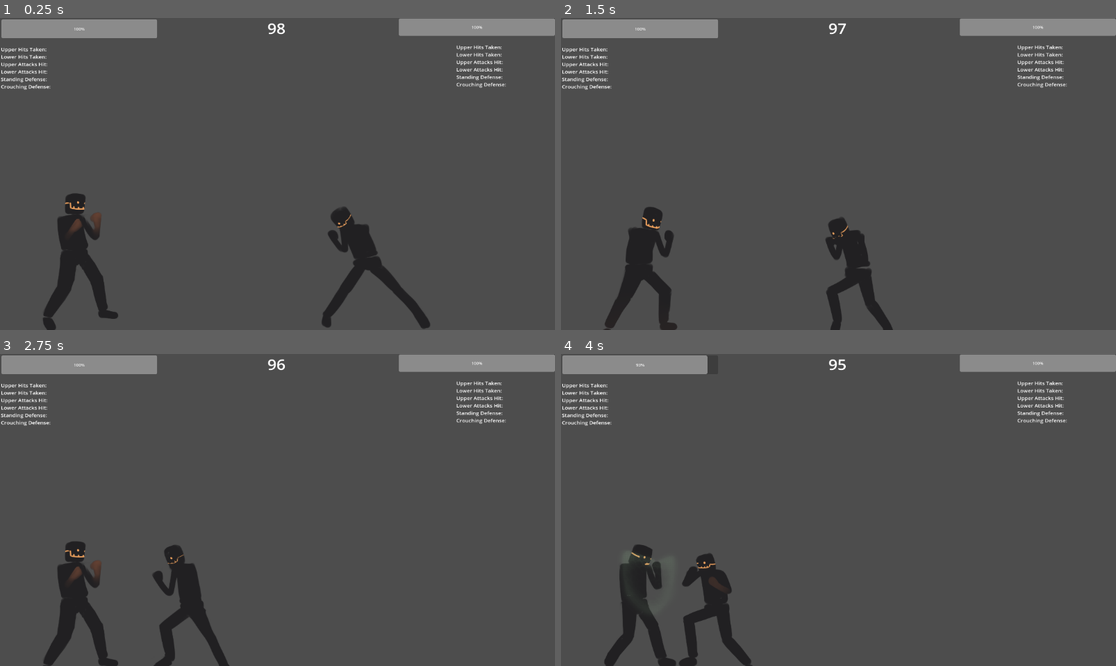
Above: before the commit, frames 1-4 (two rows, left to right).
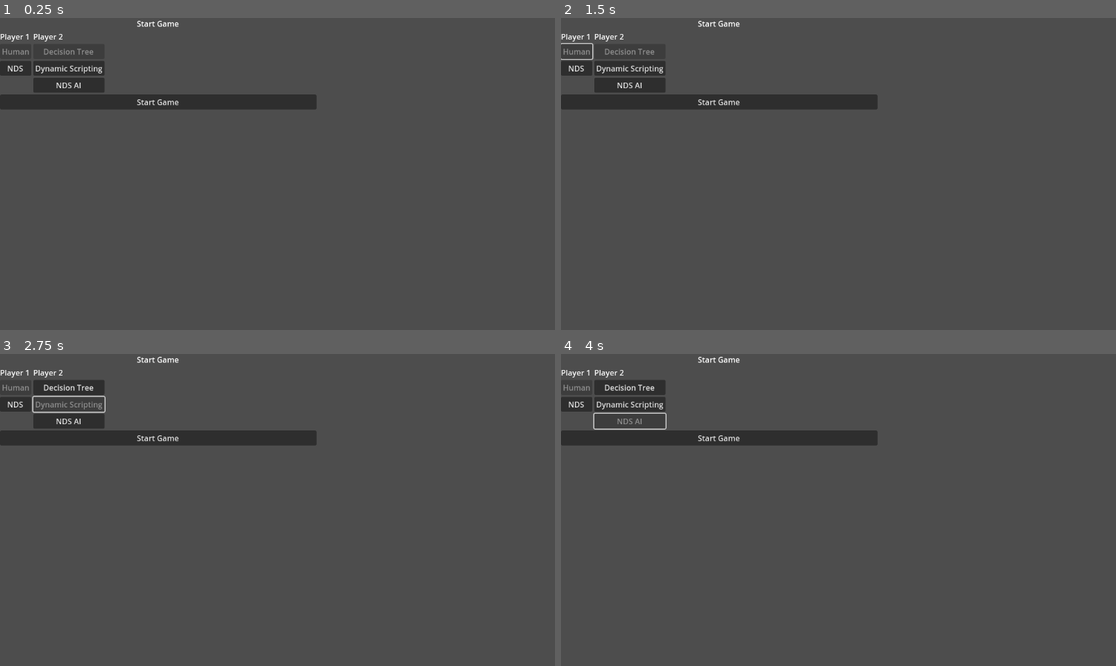
Above: after the commit, the same moments.

Repository: Cristopher-Artacho-WVSU/Neuro-Fighter
Game: Godot game, scene res://Levels/main_menu.tscn
Two runs of this game, one before a commit and one after it. Both use one fixed random seed, a clock stepped at 60 frames per second and the inputs below. Before the commit the project starts from res://Levels/Simulationv2.0.tscn.
Inputs (mouse positions are in pixels of both pictures, inside the frame that each line leads up to):
- Up to frame 1 (0.25 s): no input
- Up to frame 2 (1.5 s): click (577, 67) at 0.5 s, where only the run after the commit has a clickable "NDS"; click (577, 52) at 1.25 s, where only the run after the commit has a clickable "Human"
- Up to frame 3 (2.75 s): click (66, 403) at 2 s, where only the run after the commit has a clickable "Dynamic Scripting"
- Up to frame 4 (4 s): click (627, 388) at 2.75 s, where only the run after the commit has a clickable "Decision Tree"; click (627, 422) at 3.5 s, where only the run after the commit has a clickable "NDS AI"

The runs differ from the first frame. In frame 1, 12% of the frame differs, in the area x 0-100%, y 0-100%; in frame 2, 12%; in frame 3, 12%; in frame 4, 12%.

Commit message:
main menu interface

Diff:
--- /dev/null
+++ b/Levels/Main.gd
@@ -0,0 +1,59 @@
+# MainMenu.gd
+extends Control
+
+# Signals to communicate with the game scene
+signal start_game(player1_type, player2_type)
+
+# Player type constants
+const HUMAN = "Human"
+const DECISION_TREE = "DecisionTree"
+const DYNAMIC_SCRIPTING = "DynamicScripting"
+const NDS = "NDS"
+
+# UI elements
+@onready var player1_options = $MarginContainer/VBoxContainer/HBoxContainer/Player1Options
+@onready var player2_options = $MarginContainer/VBoxContainer/HBoxContainer/Player2Options
+@onready var start_button = $MarginContainer/VBoxContainer/StartButton
+# Selected controller types
+var player1_type = HUMAN
+var player2_type = DECISION_TREE
+
+func _ready():
+	# Connect signals for player 1 options
+	player1_options.get_node("HumanButton").connect("pressed", Callable(self, "_on_Player1_option_selected").bind(HUMAN))
+	player1_options.get_node("NDSButton").connect("pressed", Callable(self, "_on_Player1_option_selected").bind(NDS))
+
+	# Connect signals for player 2 options
+	player2_options.get_node("DecisionTreeButton").connect("pressed", Callable(self, "_on_Player2_option_selected").bind(DECISION_TREE))
+	player2_options.get_node("DynamicScriptingButton").connect("pressed", Callable(self, "_on_Player2_option_selected").bind(DYNAMIC_SCRIPTING))
+	player2_options.get_node("NDSButton").connect("pressed", Callable(self, "_on_Player2_option_selected").bind(NDS))
+
+	# Connect start button
+	start_button.connect("pressed", Callable(self, "_on_StartButton_pressed"))
+
+	# Set initial selection visuals
+	update_selection_visuals()
+
+func _on_Player1_option_selected(type):
+	player1_type = type
+	update_selection_visuals()
+
+func _on_Player2_option_selected(type):
+	player2_type = type
+	update_selection_visuals()
+
+func update_selection_visuals():
+	# Update player 1 buttons
+	for button in player1_options.get_children():
+		if button is Button:
+			button.disabled = (button.name.replace("Button", "") == player1_type)
+
+	# Update player 2 buttons
+	for button in player2_options.get_children():
+		if button is Button:
+			button.disabled = (button.name.replace("Button", "") == player2_type)
+
+func _on_StartButton_pressed():
+	Global.set_controllers(player1_type, player2_type)
+	emit_signal("start_game", player1_type, player2_type)
+	get_tree().change_scene_to_file("res://Levels/Simulationv2.0.tscn")
--- a/Levels/main_menu.tscn
+++ b/Levels/main_menu.tscn
@@ -1,57 +1,63 @@
-[gd_scene format=3 uid="uid://da1n83xvb2o5c"]
+[gd_scene load_steps=2 format=3 uid="uid://da1n83xvb2o5c"]
 
-[node name="MainMenu" type="Node2D"]
+[ext_resource type="Script" uid="uid://bkws1mfwuvev" path="res://Levels/Main.gd" id="1_6ucrw"]
 
-[node name="Title" type="Label" parent="."]
-offset_left = 546.0
-offset_top = 40.0
-offset_right = 654.0
-offset_bottom = 63.0
-text = "Neuro FIghter"
+[node name="MainMenu" type="Control"]
+layout_mode = 3
+anchors_preset = 0
+script = ExtResource("1_6ucrw")
 
-[node name="BoxContainer" type="BoxContainer" parent="."]
-offset_left = 187.0
-offset_top = 128.0
-offset_right = 546.0
-offset_bottom = 168.0
+[node name="MarginContainer" type="MarginContainer" parent="."]
+offset_right = 657.0
+offset_bottom = 301.0
 
-[node name="Label" type="Label" parent="BoxContainer"]
-layout_mode = 2
-text = "Player 1 Select:"
-
-[node name="OptionButton" type="OptionButton" parent="BoxContainer"]
+[node name="VBoxContainer" type="VBoxContainer" parent="MarginContainer"]
 layout_mode = 2
 
-[node name="BoxContainer2" type="BoxContainer" parent="."]
-offset_left = 735.0
-offset_top = 128.0
-offset_right = 1005.0
-offset_bottom = 168.0
+[node name="Label" type="Label" parent="MarginContainer/VBoxContainer"]
+layout_mode = 2
+text = "Start Game"
+horizontal_alignment = 1
+vertical_alignment = 1
 
-[node name="Label" type="Label" parent="BoxContainer2"]
-layout_mode = 2
-text = "PLayer 2 Select:"
-
-[node name="OptionButton" type="OptionButton" parent="BoxContainer2"]
+[node name="HBoxContainer" type="HBoxContainer" parent="MarginContainer/VBoxContainer"]
 layout_mode = 2
 
-[node name="Button" type="Button" parent="."]
-offset_left = 481.0
-offset_top = 329.0
-offset_right = 639.0
-offset_bottom = 369.0
+[node name="Player1Options" type="VBoxContainer" parent="MarginContainer/VBoxContainer/HBoxContainer"]
+layout_mode = 2
+
+[node name="Label" type="Label" parent="MarginContainer/VBoxContainer/HBoxContainer/Player1Options"]
+layout_mode = 2
+text = "Player 1"
+
+[node name="HumanButton" type="Button" parent="MarginContainer/VBoxContainer/HBoxContainer/Player1Options"]
+layout_mode = 2
+text = "Human"
+
+[node name="NDSButton" type="Button" parent="MarginContainer/VBoxContainer/HBoxContainer/Player1Options"]
+layout_mode = 2
+text = "NDS"
+
+[node name="Player2Options" type="VBoxContainer" parent="MarginContainer/VBoxContainer/HBoxContainer"]
+layout_mode = 2
+
+[node name="Label" type="Label" parent="MarginContainer/VBoxContainer/HBoxContainer/Player2Options"]
+layout_mode = 2
+text = "Player 2"
+
+[node name="DecisionTreeButton" type="Button" parent="MarginContainer/VBoxContainer/HBoxContainer/Player2Options"]
+layout_mode = 2
+text = "Decision Tree"
+
+[node name="DynamicScriptingButton" type="Button" parent="MarginContainer/VBoxContainer/HBoxContainer/Player2Options"]
+layout_mode = 2
+text = "Dynamic Scripting"
+
+[node name="NDSButton" type="Button" parent="MarginContainer/VBoxContainer/HBoxContainer/Player2Options"]
+layout_mode = 2
+text = "NDS AI
+"
+
+[node name="StartButton" type="Button" parent="MarginContainer/VBoxContainer"]
+layout_mode = 2
 text = "Start Game"
-
-[node name="MatchCount_Input" type="LineEdit" parent="."]
-offset_left = 546.0
-offset_top = 260.0
-offset_right = 614.562
-offset_bottom = 291.0
-
-[node name="MatchCount_Label" type="Label" parent="MatchCount_Input"]
-layout_mode = 0
-offset_left = -123.0
-offset_top = 11.0
-offset_right = -19.0
-offset_bottom = 42.0
-text = "Match Count:"
--- /dev/null
+++ b/Scripts/Global.gd
@@ -0,0 +1,12 @@
+# Global.gd
+extends Node
+
+# Player controller types
+var player1_controller = "Human"
+var player2_controller = "DecisionTree"
+
+# Function to set controllers from main menu
+func set_controllers(p1_type, p2_type):
+	player1_controller = p1_type
+	player2_controller = p2_type
+	print("Controllers set: P1=", p1_type, ", P2=", p2_type)
--- a/Scripts/Levels/SimulationV2.gd
+++ b/Scripts/Levels/SimulationV2.gd
@@ -20,6 +20,26 @@
 	timerLabel.text = str(int(totalTimerAmount))
 	timer.start()
 	init_HPBar()
+
+	match Global.player1_controller:
+		"Human":
+			# Use human controller script
+			player1.set_script(load("res://Scripts/Controllers/PlayerCharacter1/PlayerCharacter1_Controller.gd"))
+		"NDS":
+			# Use NDS controller script
+			player1.set_script(load("res://Scripts/Controllers/NPCCharacter1/DTCharacter1.gd"))
+
+	# Set up player 2 controller
+	match Global.player2_controller:
+		"DecisionTree":
+			# Use decision tree controller
+			player2.set_script(load("res://Scripts/Controllers/NPCCharacter1/DTCharacter1.gd"))
+		"DynamicScripting":
+			# Use dynamic scripting controller
+			player2.set_script(load("res://Scripts/Controllers/DSCharacter1/DSCharacter1_Controller.gd"))
+		"NDS":
+			# Use NDS controller
+			player2.set_script(load("res://Scripts/Controllers/NPCCharacter1/DTCharacter1.gd"))
 
 func _physics_process(delta):
 	monitorHP(delta)
--- a/project.godot
+++ b/project.godot
@@ -11,9 +11,13 @@
 [application]
 
 config/name="Neuro-Fighter"
-run/main_scene="uid://dm3mo1fe15gbc"
+run/main_scene="uid://da1n83xvb2o5c"
 config/features=PackedStringArray("4.4", "Mobile")
 config/icon="res://icon.svg"
+
+[autoload]
+
+Global="*res://Scripts/Global.gd"
 
 [input]
 
